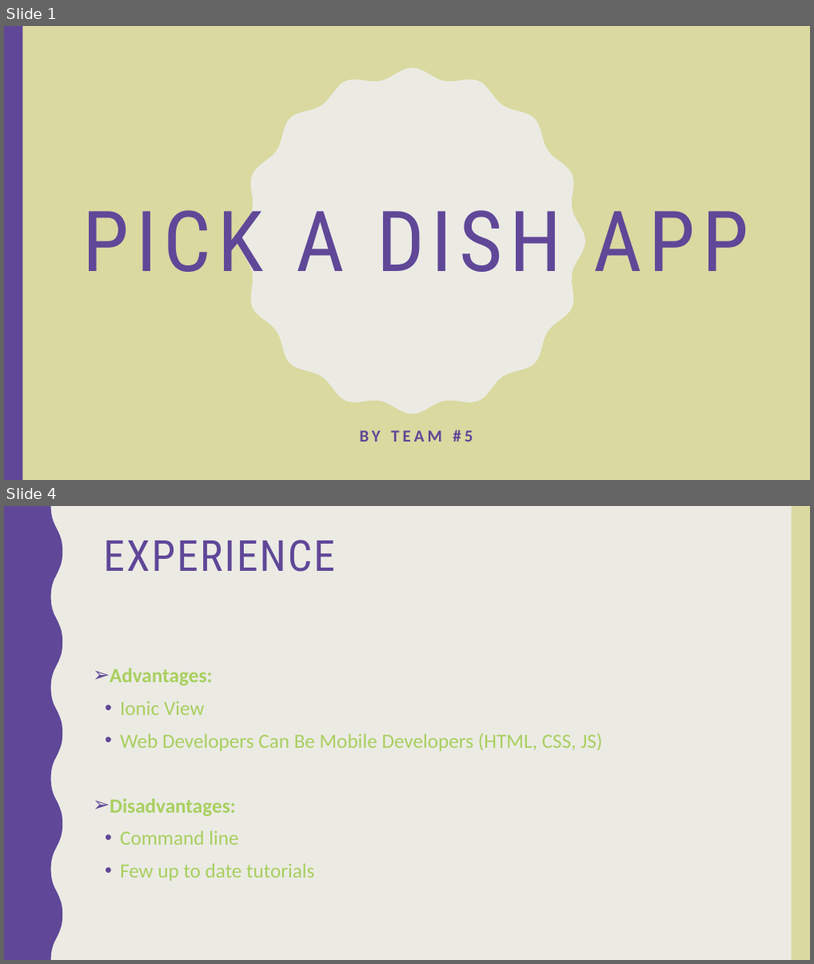
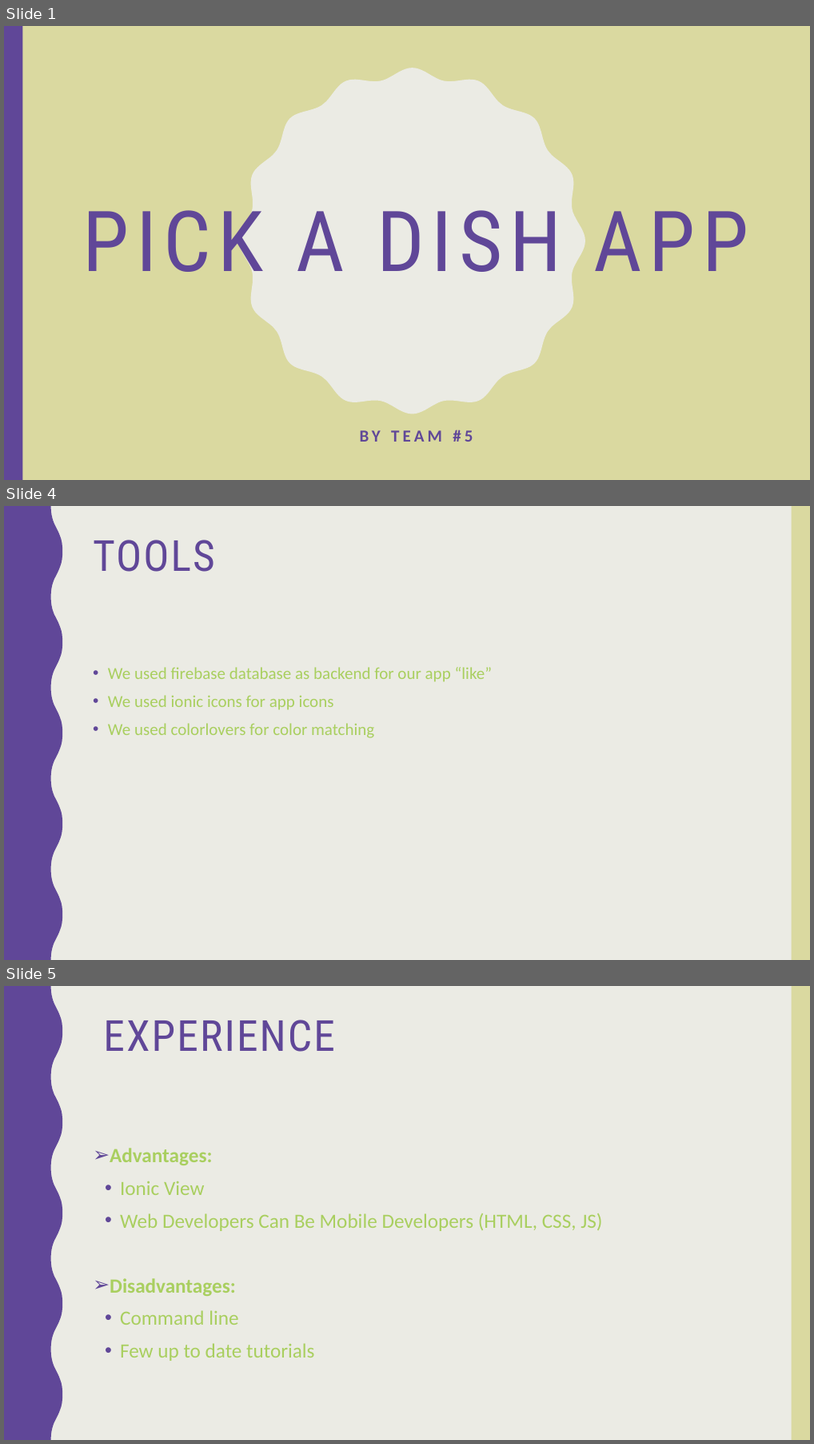
Before and after one commit to norahK/444SWE-Project, a slide deck: Pick a dish app.pptx. Shown one above the other, each under a label of ours: slides 1 and 4 before the commit, slides 1, 4 and 5 after it; the slides between them are not shown. The pictures are 814x964 and 814x1444 pixels, drawn with LibreOffice and Linux fonts; fonts in the diff are those of the drawing. Boxes give left, top, right and bottom in pixels: in the first picture for what was removed or moved away, otherwise in the second. Text is boxed around its words. In the diff, an @@ line names an element or a change of style, - is before the commit and + after.

```diff
--- a/Pick a dish app.pptx
+++ b/Pick a dish app.pptx
@@ slide 4 added at (4,506,810,960), background #EBEBE4; not listed: 2 template elements that a slide beside it also shows @@
@@ title added at (93,540,215,572), 51 pt, text #604798 @@
+TOOLS
@@ text added at (108,667,493,738), 20 pt, text #A9CF5F @@
+• We used firebase database as backend for our app “like”
+• We used ionic icons for app icons
+• We used colorlovers for color matching
@@ what was slide 4 is now slide 5 @@
```
Also in this commit, not shown: 5 other slides added, 3 slides removed, 3 other files.
